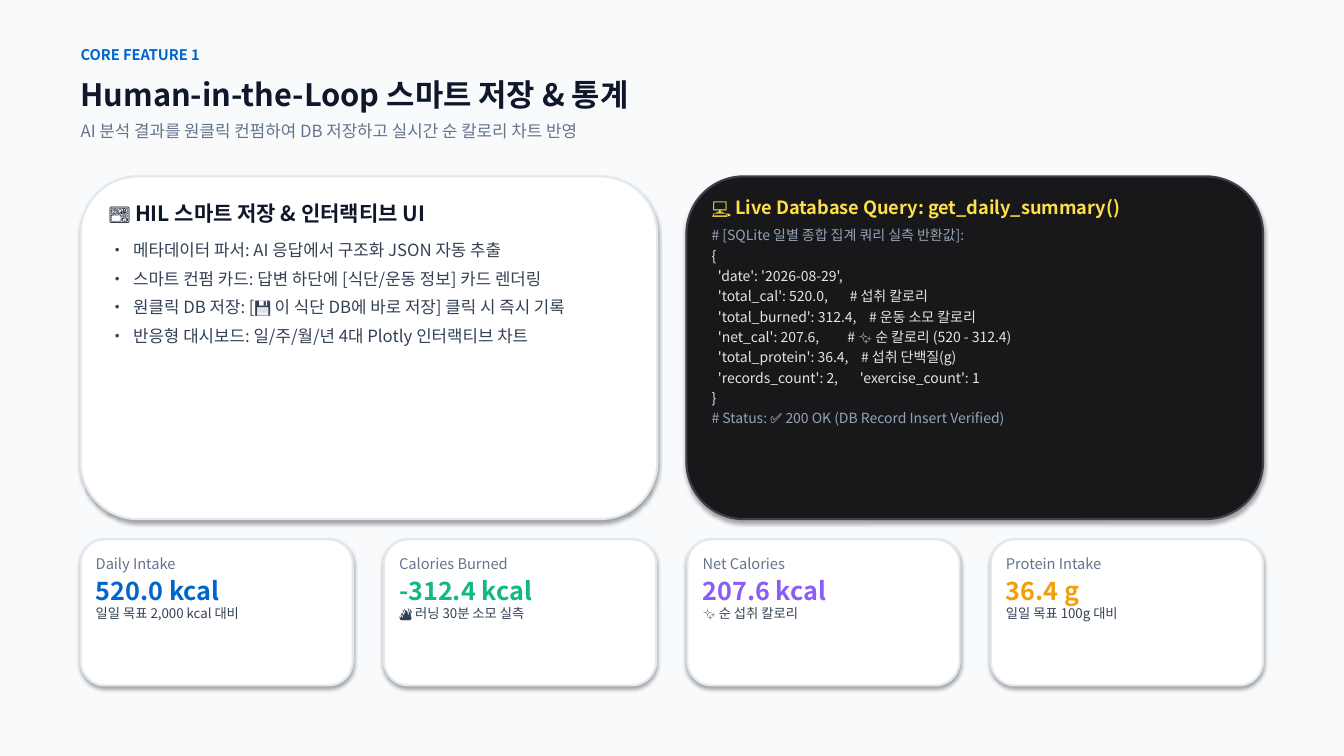
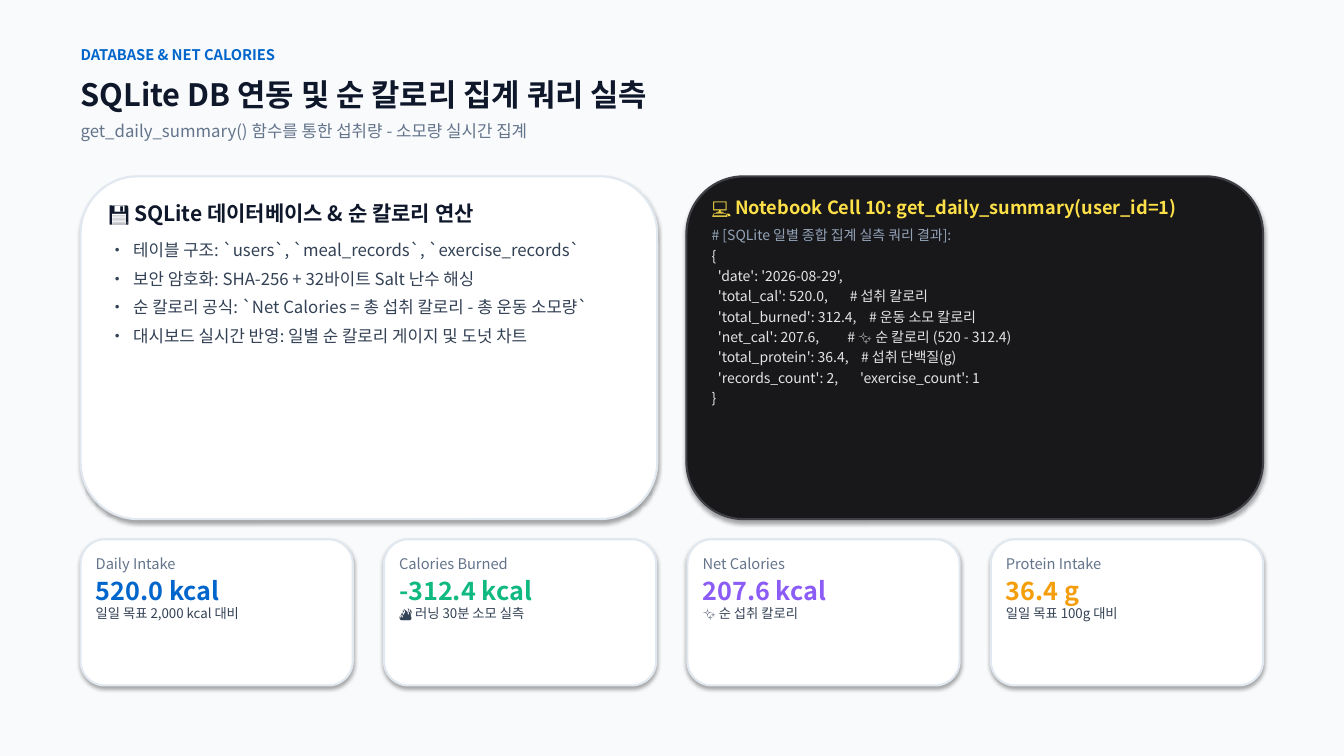
Before and after one commit to rye6837-web/impossible_to_get_lost_my_weight, a slide deck: slide 12 of AI_Diet_Coach_Presentation.pptx. Drawn at 1344x756 pixels with LibreOffice and Linux fonts; fonts in the diff are those of the drawing. Boxes give left, top, right and bottom in pixels: in the first picture for what was removed or moved away, otherwise in the second. Text is boxed around its words. In the diff, an @@ line names an element or a change of style, - is before the commit and + after.

```diff
--- a/AI_Diet_Coach_Presentation.pptx
+++ b/AI_Diet_Coach_Presentation.pptx
@@ text at box(81, 49, 275, 60): text changed @@
-CORE FEATURE 1
+DATABASE & NET CALORIES
@@ text at box(81, 80, 648, 112): text changed @@
-Human-in-the-Loop 스마트 저장 & 통계
+SQLite DB 연동 및 순 칼로리 집계 쿼리 실측
@@ text at box(81, 123, 527, 141): text changed @@
-AI 분석 결과를 원클릭 컨펌하여 DB 저장하고 실시간 순 칼로리 차트 반영
+get_daily_summary() 함수를 통한 섭취량 - 소모량 실시간 집계
@@ text at box(133, 203, 588, 344): text changed @@
-🍱 HIL 스마트 저장 & 인터랙티브 UI
-• 메타데이터 파서: AI 응답에서 구조화 JSON 자동 추출
-• 스마트 컨펌 카드: 답변 하단에 [식단/운동 정보] 카드 렌더링
-• 원클릭 DB 저장: [💾 이 식단 DB에 바로 저장] 클릭 시 즉시 기록
-• 반응형 대시보드: 일/주/월/년 4대 Plotly 인터랙티브 차트
+💾 SQLite 데이터베이스 & 순 칼로리 연산
+• 테이블 구조: `users`, `meal_records`, `exercise_records`
+• 보안 암호화: SHA-256 + 32바이트 Salt 난수 해싱
+• 순 칼로리 공식: `Net Calories = 총 섭취 칼로리 - 총 운동 소모량`
+• 대시보드 실시간 반영: 일별 순 칼로리 게이지 및 도넛 차트
@@ text at box(722, 199, 1177, 243): text changed @@
-💻 Live Database Query: get_daily_summary()
-# [SQLite 일별 종합 집계 쿼리 실측 반환값]:
+💻 Notebook Cell 10: get_daily_summary(user_id=1)
+# [SQLite 일별 종합 집계 실측 쿼리 결과]:
@@ text at box(722, 411, 1004, 426): paragraph removed @@
-# Status: ✅ 200 OK (DB Record Insert Verified)
```
Also in this commit, not shown: 10 other slides changed, 1 slide added, 2 slides removed, 2 other files.
